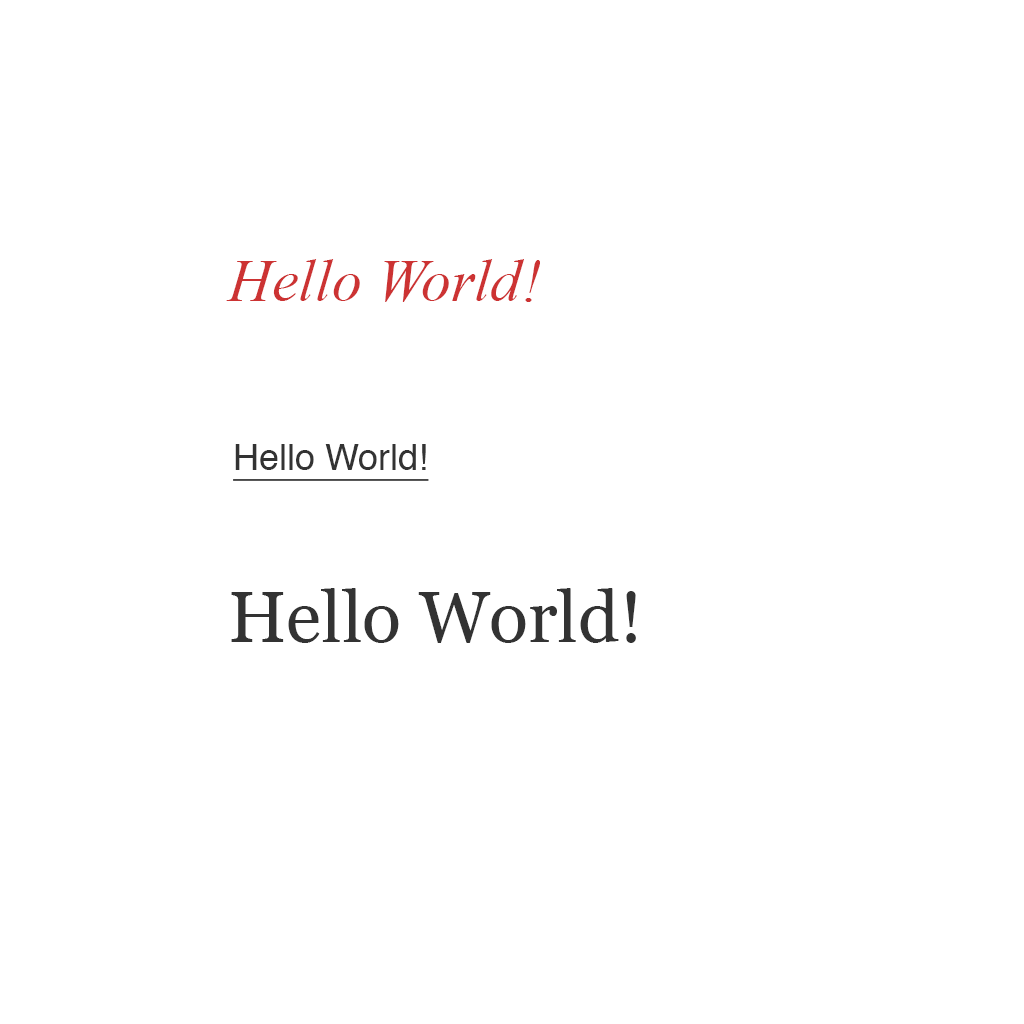
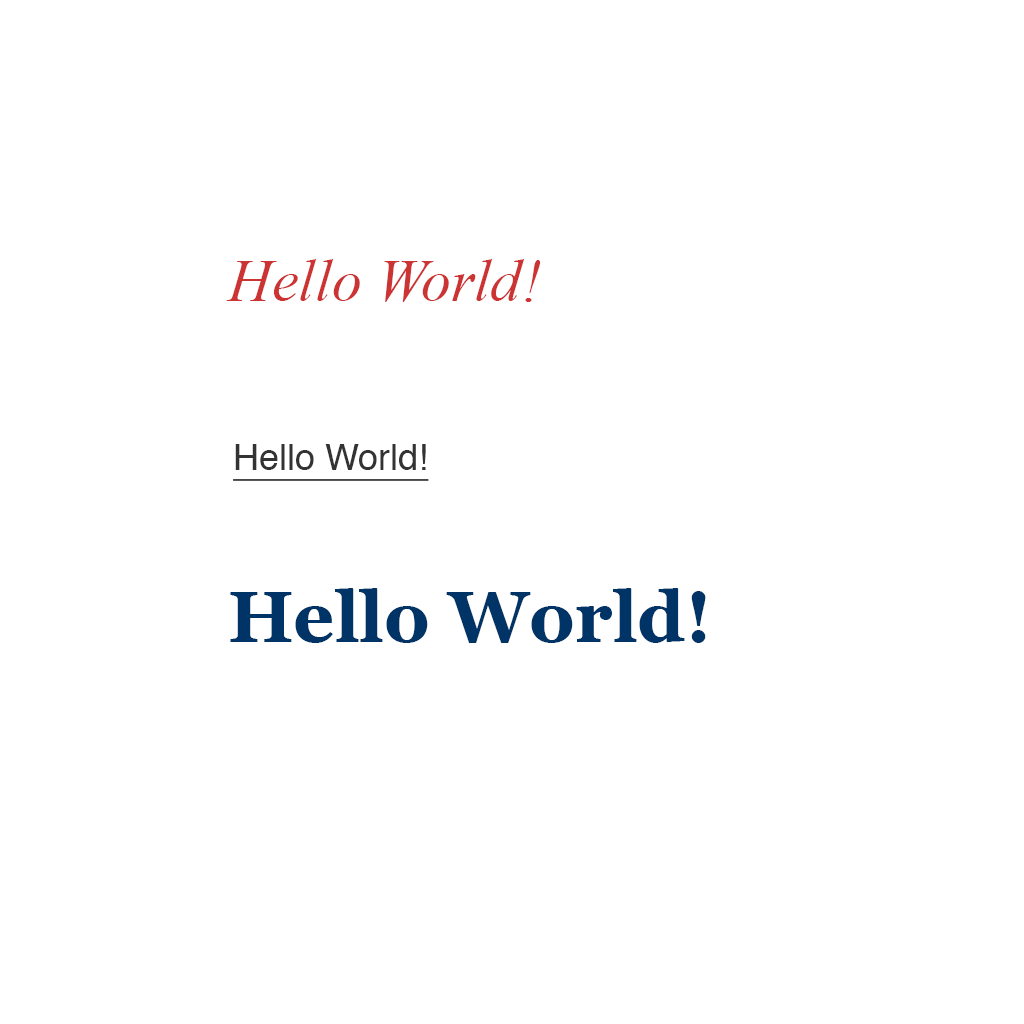
Comparing the layer stacks of the two (1024, 1024) images. Changes:
painted on "Hello World!" (1st of 3) over [230, 588, 706, 643]
